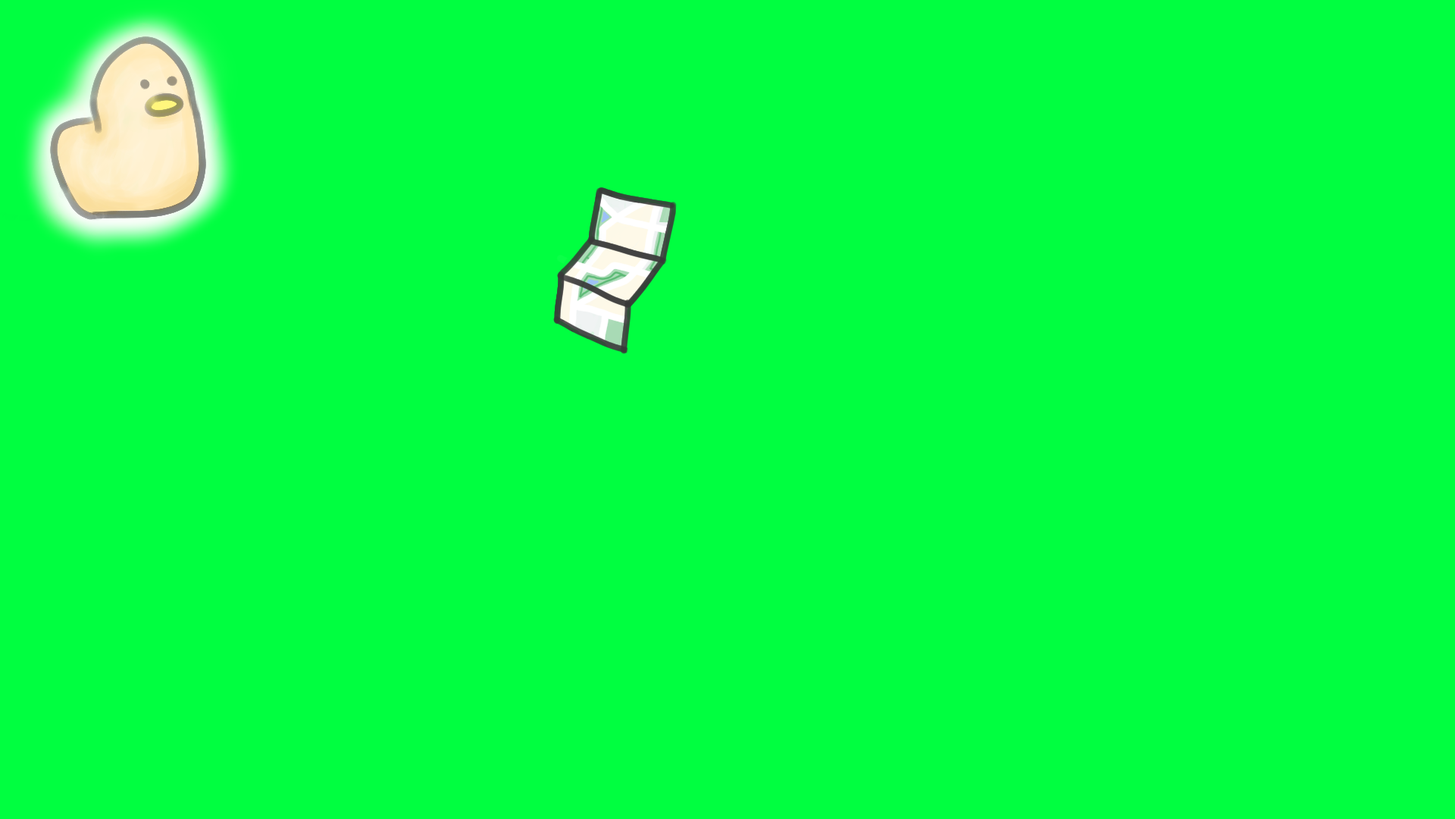
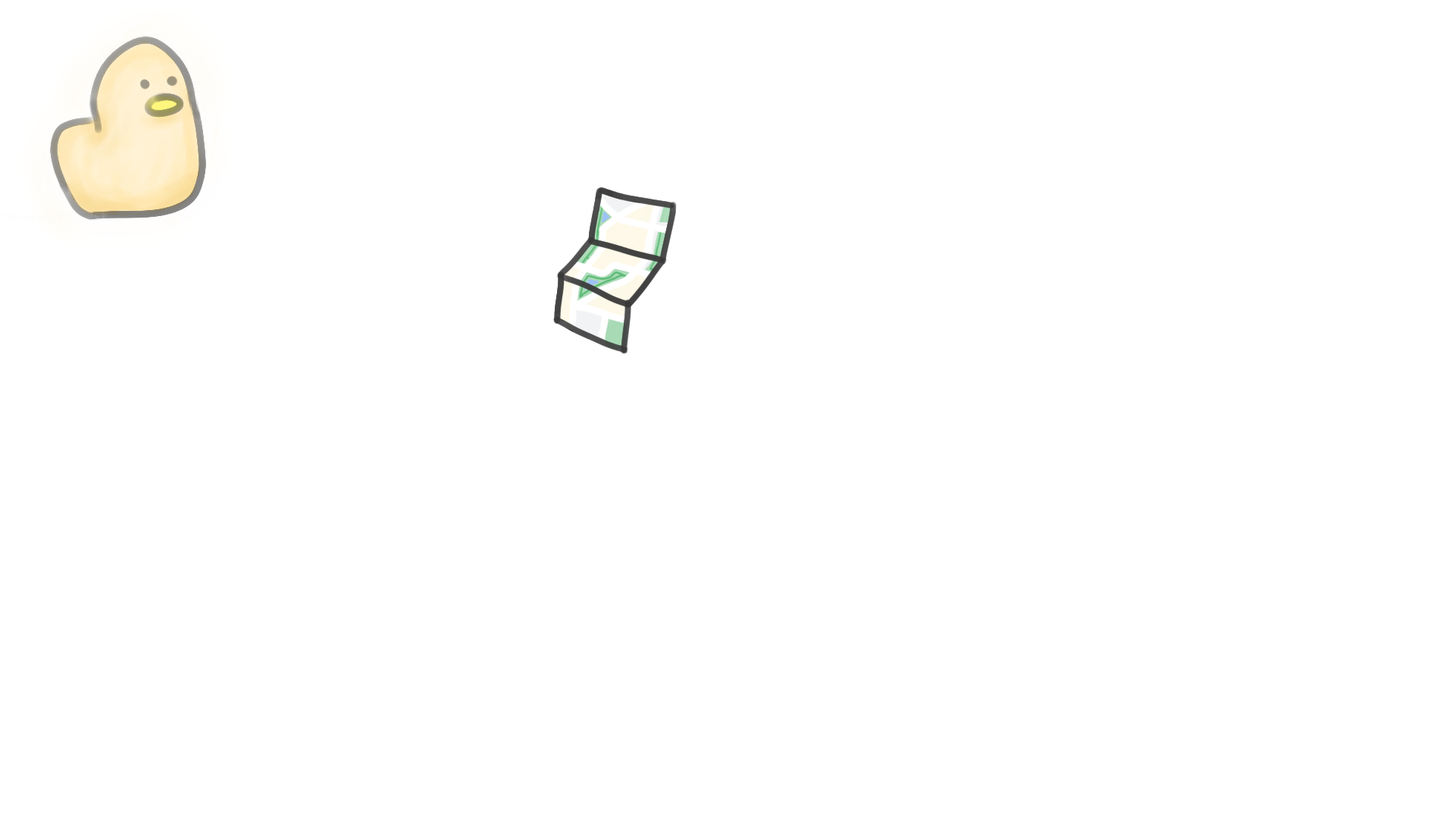
Before/after of a w=1455, h=819 layered artwork. What changed in the layer stack:
painted on "Paint Layer 5" over [533, 145, 728, 389]
painted on "Paint Layer 8" over [533, 194, 680, 340]
painted on "Paint Layer 4" over [533, 145, 728, 389]
hid "Background", painted on it over [0, 0, 1455, 819]
